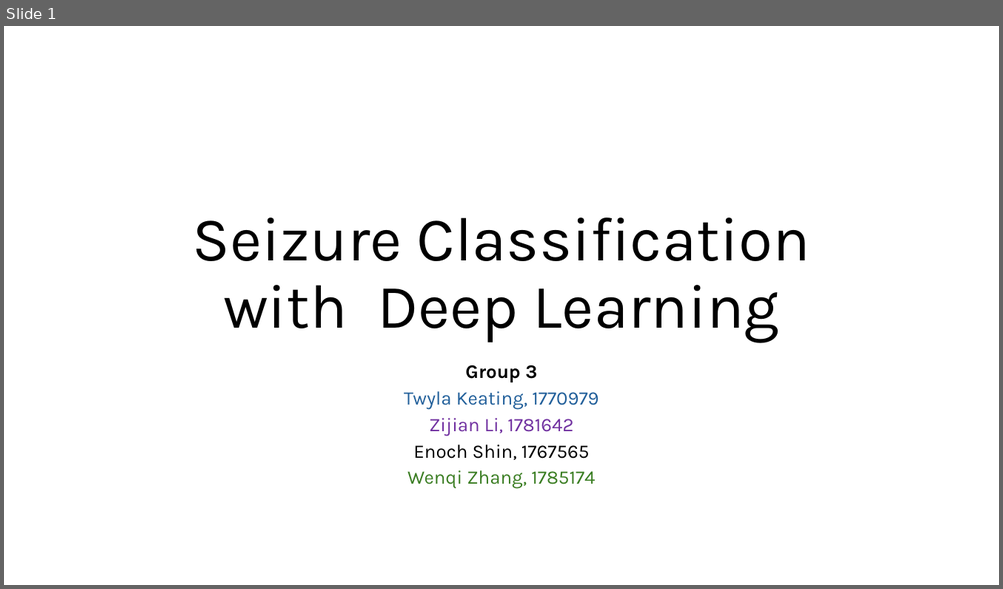
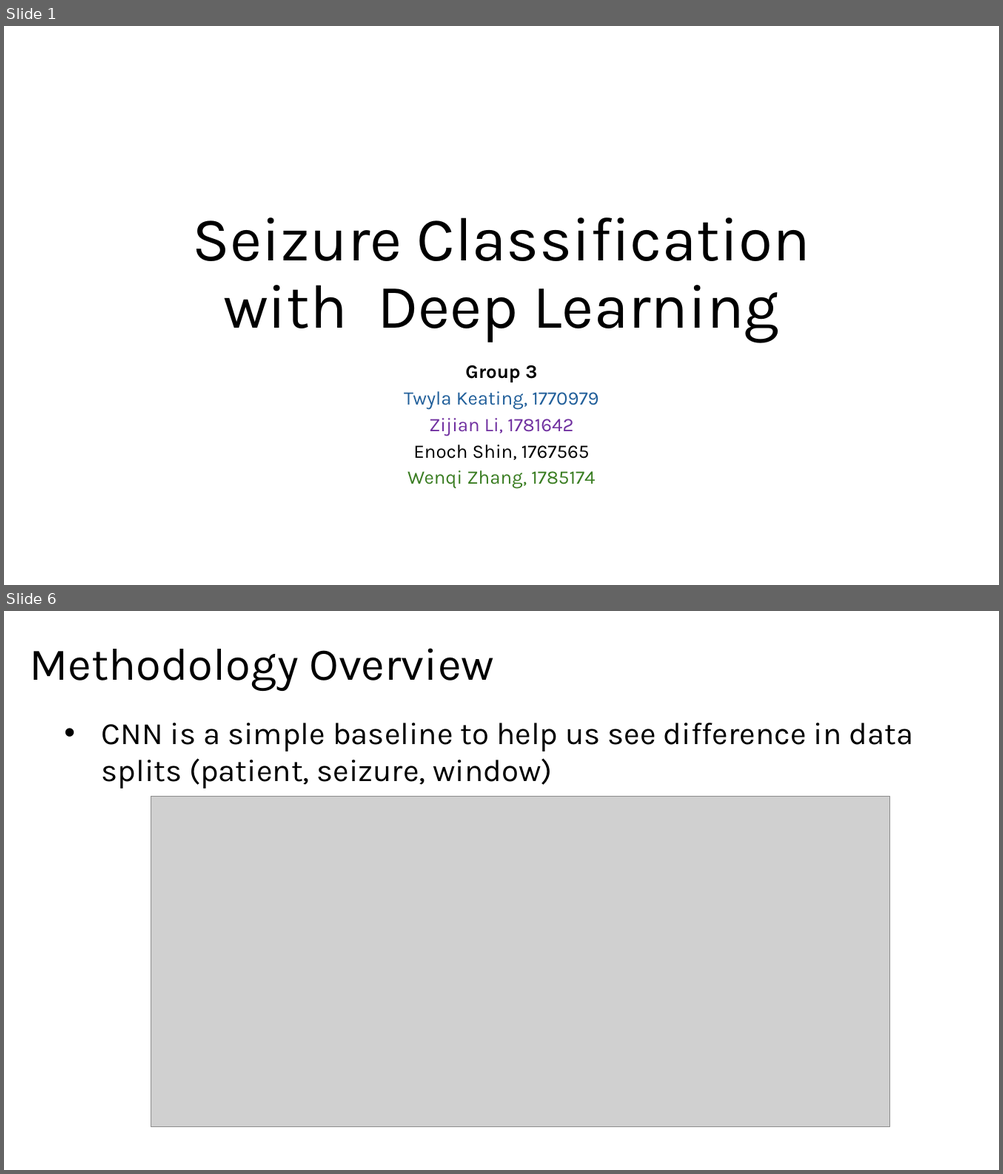
Before and after one commit to eshin21/EpilepsyDeepLearning, a slide deck: Group 3 Seizures Deep Learning Presentation.pptx. Shown one above the other, each under a label of ours: slide 1 before the commit, slides 1 and 6 after it; the slides between them are not shown. The pictures are 1003x589 and 1003x1174 pixels, drawn with LibreOffice and Linux fonts; fonts in the diff are those of the drawing; grey boxes stand for pictures. Boxes give left, top, right and bottom in pixels: in the first picture for what was removed or moved away, otherwise in the second. Text is boxed around its words. In the diff, an @@ line names an element or a change of style, - is before the commit and + after.

```diff
--- a/Group 3 Seizures Deep Learning Presentation.pptx
+++ b/Group 3 Seizures Deep Learning Presentation.pptx
@@ slide 6 added at <box>4,611,999,1170</box>, background #FFFFFF @@
@@ title added at <box>30,648,494,691</box>, 44 pt, text #000000 @@
+Methodology Overview
@@ text added at <box>102,723,913,789</box>, 30 pt, text #000000 @@
+• CNN is a simple baseline to help us see difference in data splits (patient, seizure, window)
@@ picture added at <box>151,797,889,1128</box> @@
```
Also in this commit, not shown: 2 slides changed, 10 other slides added, 19 slides removed.
